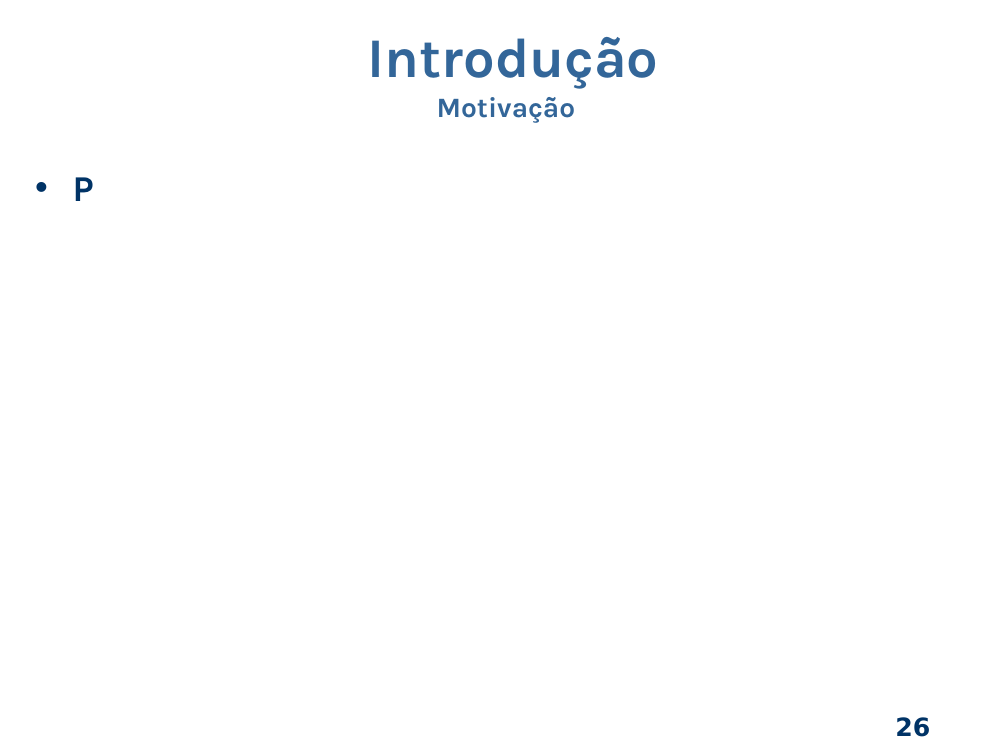
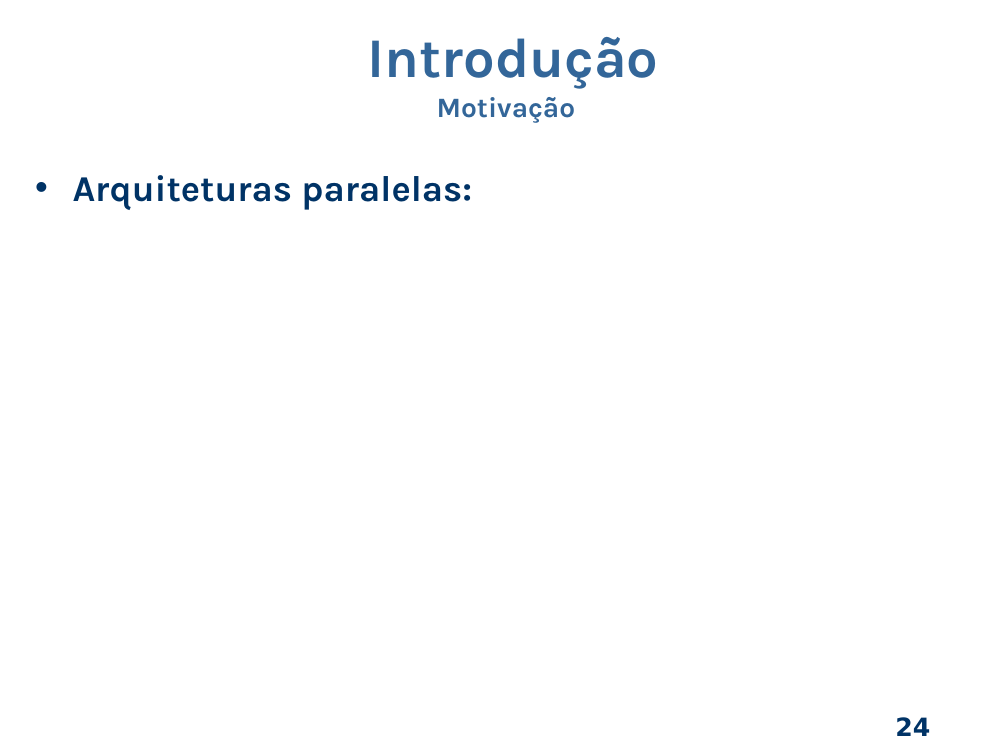
Before and after one commit to dant25/pre-proposta, a slide deck: slide 24 of apresentação/Apresentacao pre.odp (slide 26 before the commit). Drawn at 1008x756 pixels with LibreOffice and Linux fonts; fonts in the diff are those of the drawing; background and template pictures are left out. Boxes give left, top, right and bottom in pixels: in the first picture for what was removed or moved away, otherwise in the second. Text is boxed around its words. In the diff, an @@ line names an element or a change of style, - is before the commit and + after.

```diff
--- a/apresentação/Apresentacao pre.odp
+++ b/apresentação/Apresentacao pre.odp
@@ text at [73, 175, 472, 209]: text changed @@
-• P
+• Arquiteturas paralelas:
@@ page number at [895, 717, 930, 736]: text changed @@
-26
+24
```
Also in this commit, not shown: 2 other slides changed, 7 slides added, 4 other files.
